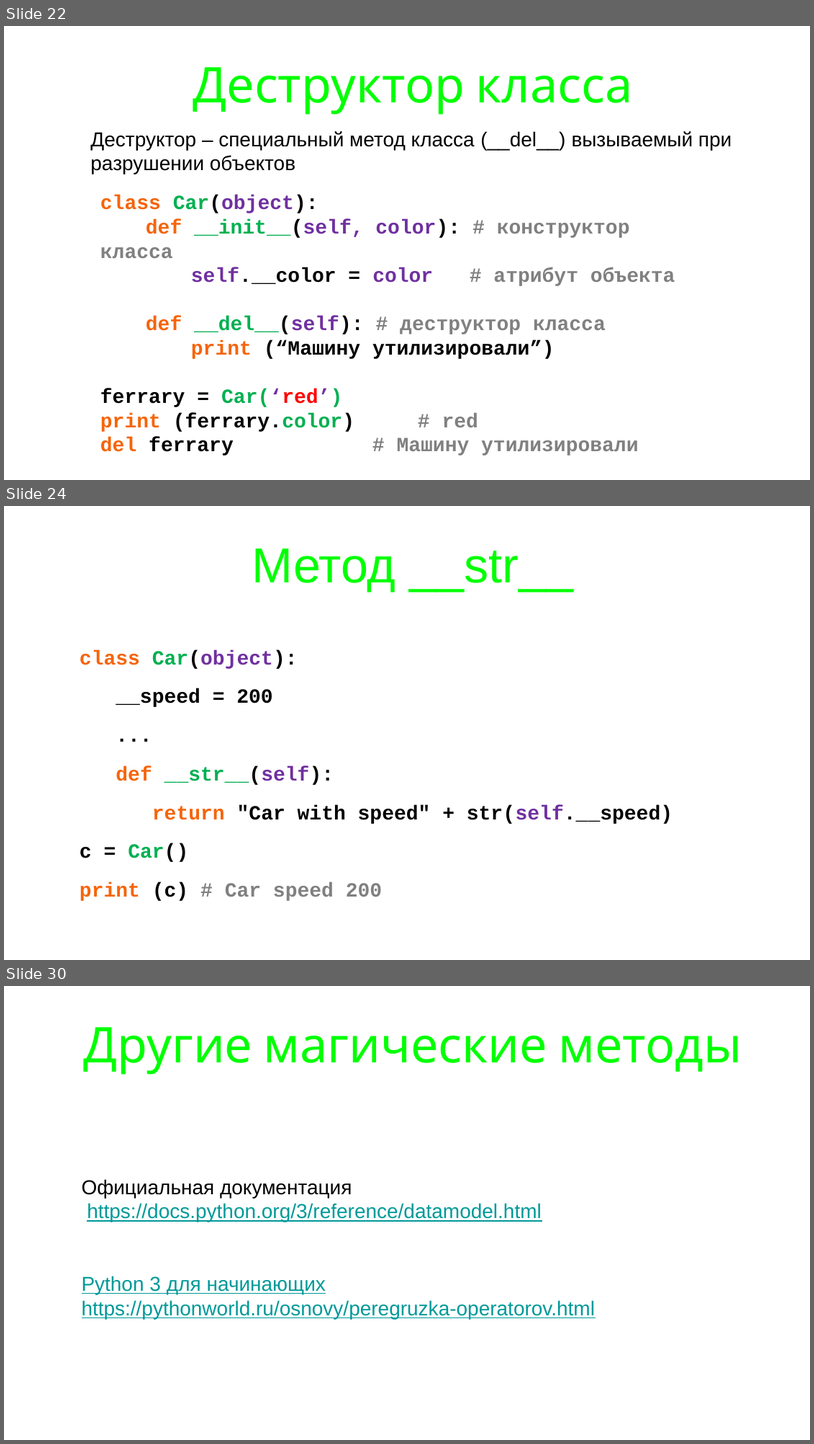
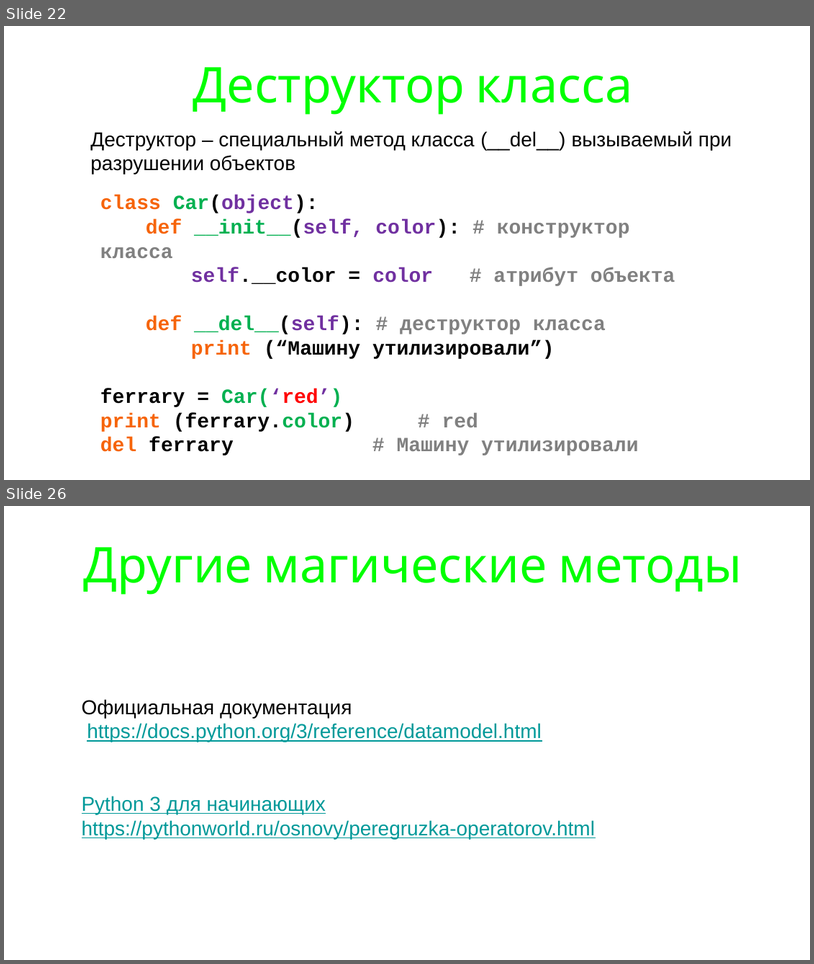
Before and after one commit to maxchv/LearnPython, a slide deck: week08/oop.pptx. Shown one above the other, each under a label of ours: slides 22, 24 and 30 before the commit, slides 22 and 26 after it; the slides between them are not shown. The pictures are 814x1444 and 814x964 pixels, drawn with LibreOffice and Linux fonts; fonts in the diff are those of the drawing. Boxes give left, top, right and bottom in pixels: in the first picture for what was removed or moved away, otherwise in the second. Text is boxed around its words. In the diff, an @@ line names an element or a change of style, - is before the commit and + after.

```diff
--- a/week08/oop.pptx
+++ b/week08/oop.pptx
@@ slide 24 removed at <box>4,506,810,960</box>, background #FFFFFF @@
@@ title removed at <box>252,548,574,591</box> @@
-Метод __str__
@@ text removed at <box>80,650,673,901</box> @@
-class Car(object):
-__speed = 200
-...
-def __str__(self):
-return "Car with speed" + str(self.__speed)
-c = Car()
-print (c) # Car speed 200
@@ what was slide 30 is now slide 26 @@
```
Also in this commit, not shown: 1 slide changed, 3 slides added, 6 other slides removed, 5 other files.
